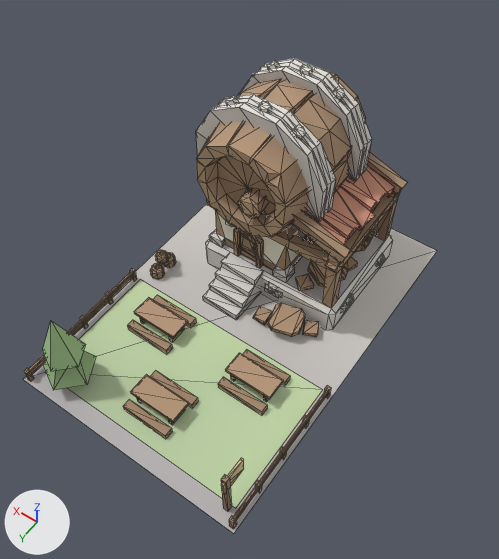
What one commit did to the glTF model client/public/models/tavern.glb.
One viewpoint serves both versions: a camera (50 mm lens) standing at (-3.87, 5.27, 9.2) and looking at (-0.31, 0.3, 1.38). Lighting does not change. The marker at lower left points along +X, +Y and +Z. The older version comes first. Mesh edges are drawn as thin lines. Vertices at exactly the same position are counted once.

Script lines for the objects in view, before the commit:
```python
me_tavern = bpy.data.meshes.new('tavern')
me_tavern.from_pydata(...)  # 1689 vertices, 2693 faces; spans x -1.98..1.98, y -3.0..2.98, z -0.14..3.37
me_tavern.materials.append(mat_palette)
ob_tavern = bpy.data.objects.new('tavern', me_tavern)
ob_tavern.location = (0.0, 0.0, 0.0)
```
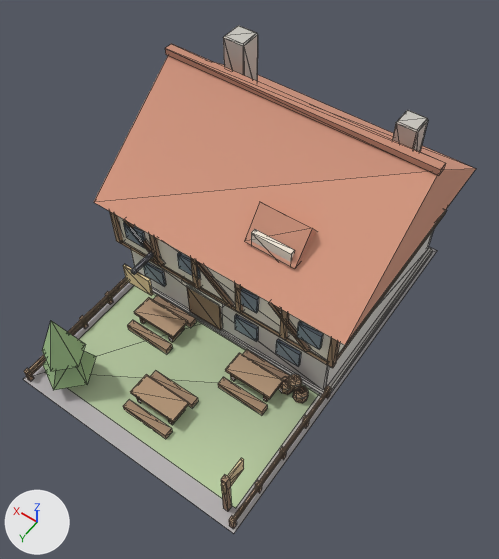
Boxes [x1, y1, x2, y2] around the edits, measured in the pictures (499 x 559 px; the box of a moved part takes in the faces that stretch with it):
'tavern', reshaped (9% wider, 7% taller): before [23, 58, 437, 533]; after [23, 25, 476, 533]
part 1 of me_tavern, moved or reshaped: before [150, 263, 165, 279]; after [293, 385, 308, 403]
part 2 of me_tavern, moved or reshaped: before [155, 250, 168, 264]; after [288, 374, 302, 391]
part 3 of me_tavern, deleted: before [163, 58, 407, 337]
part 4 of me_tavern, added (brown): after [94, 25, 476, 396]
part 5 of me_tavern, recoloured: before [85, 204, 437, 473]; after [85, 247, 437, 473]

Edits to the bpy script that builds the scene:
```text
Change me_tavern:
    used by ob_tavern; location = (0.0, 0.0, 0.0)
    remove me_tavern.from_pydata(...)  # 1689 vertices, 2693 faces; spans x -1.98..1.98, y -3.0..2.98, z -0.14..3.37
    add me_tavern.from_pydata(...)  # 785 vertices, 1053 faces; spans x -2.15..2.15, y -3.1..2.98, z -0.14..3.65
    me_tavern part 1: the loose piece of 41 vertices spanning x 1.5..1.74, y 0.13..0.37, z 0.0..0.24 is moved by (-3.22, 0.55, 0.0)
    me_tavern part 2: the loose piece of 41 vertices spanning x 1.52..1.72, y 0.0..0.2, z 0.24..0.46 is moved by (-3.1, 0.7, 0.0)
    me_tavern part 3: 67 loose pieces with 1309 vertices, spanning x -1.39..1.74, y -3.0..0.22, z 0.0..3.37, are deleted
    me_tavern part 4: 405 vertices added at x -2.15..2.15, y -3.1..1.12, z 0.0..3.65
    me_tavern part 5: 68 kept faces spanning x -1.98..1.98, y -2.98..2.98, z 0.0..0.27 get new vertex colours
    other edits to the shape of me_tavern do not show in these pictures
```
